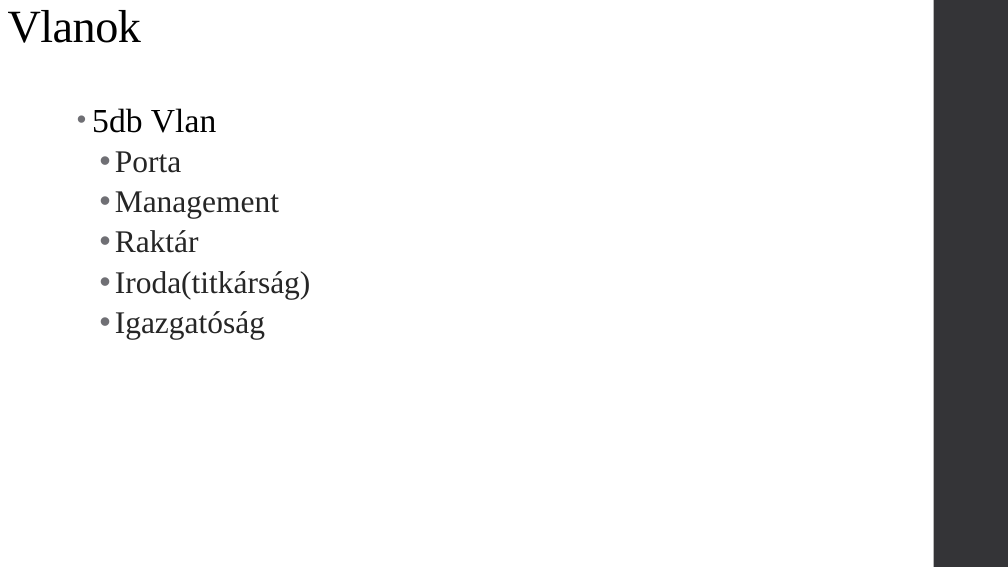
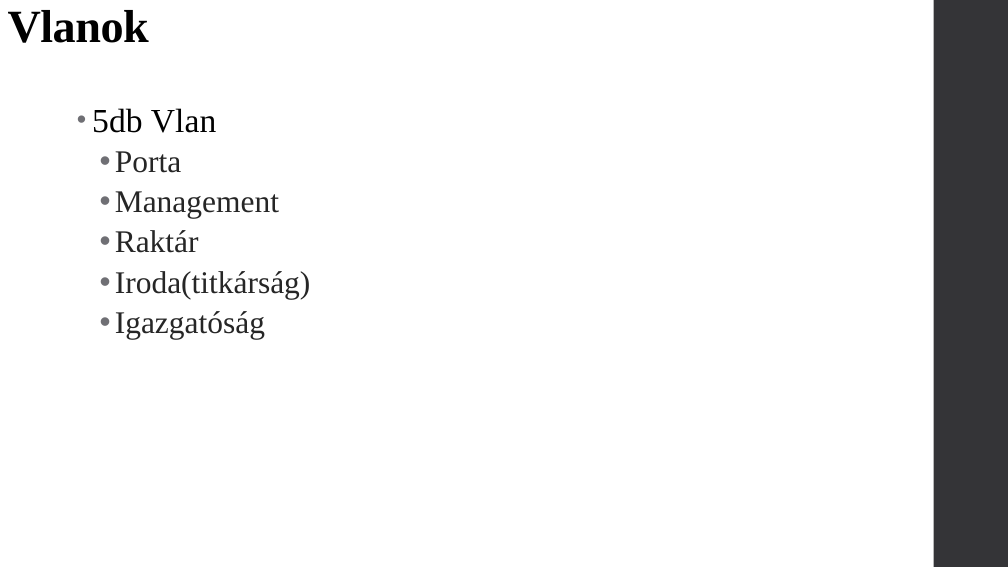
Before and after one commit to OsziMisi/Turros-elelmiszerlanc, a slide deck: slide 6 of Projekt.pptx. Drawn at 1008x567 pixels with LibreOffice and Linux fonts; fonts in the diff are those of the drawing. Boxes give left, top, right and bottom in pixels: in the first picture for what was removed or moved away, otherwise in the second. Text is boxed around its words. In the diff, an @@ line names an element or a change of style, - is before the commit and + after.

```diff
--- a/Projekt.pptx
+++ b/Projekt.pptx
@@ title "Vlanok" at bbox=[8, 10, 149, 43]: bold on @@
```
Also in this commit, not shown: 3 other slides changed.
